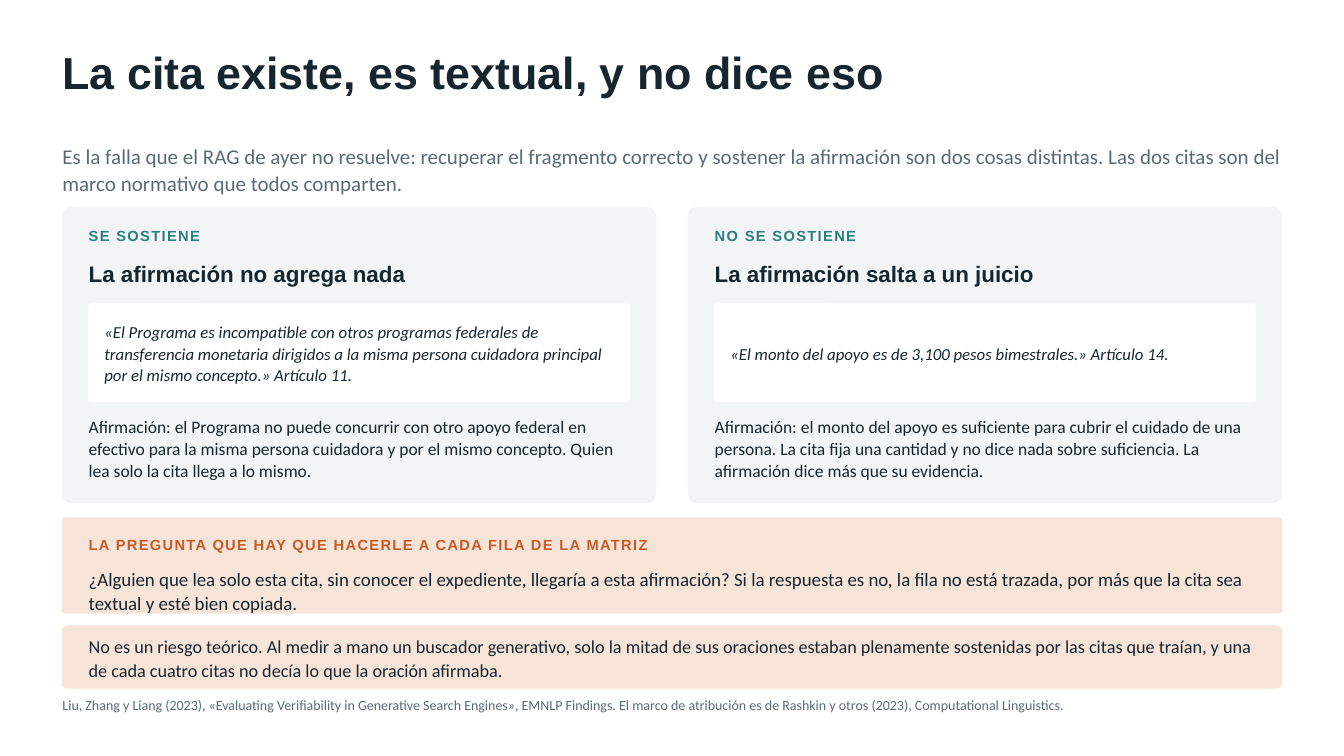
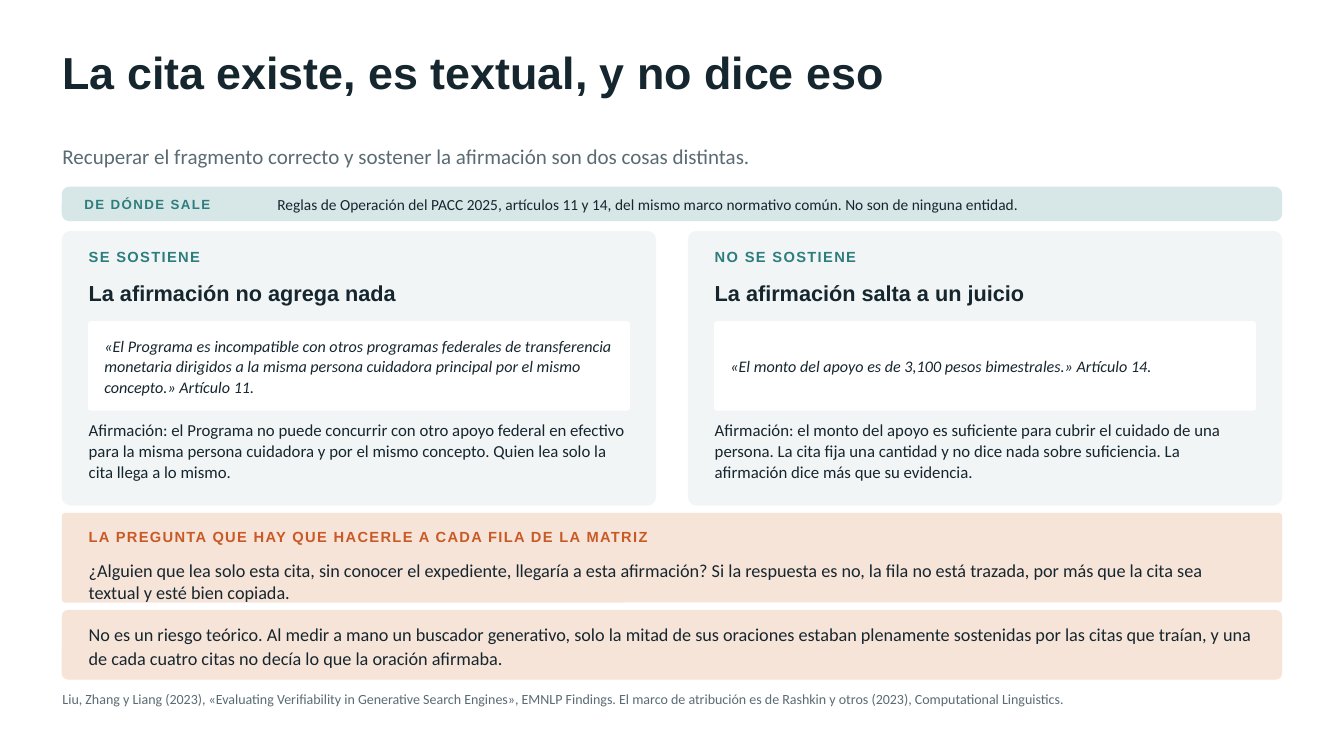
Before and after one commit to marvtrejo/curso-inegi-gen-ai, a slide deck: slide 10 of sesion-06/Sesion_06_Laboratorio_Cualitativo.pptx (slide 8 before the commit). Drawn at 1344x756 pixels with LibreOffice and Linux fonts; fonts in the diff are those of the drawing. Boxes give left, top, right and bottom in pixels: in the first picture for what was removed or moved away, otherwise in the second. Text is boxed around its words. In the diff, an @@ line names an element or a change of style, - is before the commit and + after.

```diff
--- a/sesion-06/Sesion_06_Laboratorio_Cualitativo.pptx
+++ b/sesion-06/Sesion_06_Laboratorio_Cualitativo.pptx
@@ text at bbox=[62, 149, 750, 168]: text changed @@
-Es la falla que el RAG de ayer no resuelve: recuperar el fragmento correcto y sostener la afirmación son dos cosas distintas. Las dos citas son del marco normativo que todos comparten.
+Recuperar el fragmento correcto y sostener la afirmación son dos cosas distintas.
@@ rounded rectangle: place and size @@
-rounded rectangle at bbox=[63, 208, 655, 503]
+rounded rectangle at bbox=[63, 188, 1281, 221]
@@ rounded rectangle at bbox=[63, 188, 1281, 221]: fill #F2F5F6 to #D7E7E7; outline #F2F5F6 1 pt to #D7E7E7 1 pt; proportions changed @@
@@ text added at bbox=[84, 198, 211, 209], 9.5 pt, text #2E7D7D, bold @@
+DE DÓNDE SALE
@@ text added at bbox=[277, 199, 1018, 213], 11 pt, text #16262E @@
+Reglas de Operación del PACC 2025, artículos 11 y 14, del mismo marco normativo común. No son de ninguna entidad.
@@ rounded rectangle: place and size @@
-rounded rectangle at bbox=[89, 304, 629, 401]
+rounded rectangle at bbox=[63, 232, 655, 505]
@@ rounded rectangle at bbox=[63, 232, 655, 505]: fill #FFFFFF to #F2F5F6; outline #FFFFFF 1 pt to #F2F5F6 1 pt @@
@@ rounded rectangle at bbox=[689, 232, 1281, 505]: fill #FFFFFF to #F2F5F6; outline #FFFFFF 1 pt to #F2F5F6 1 pt @@
@@ rounded rectangle: place and size @@
-rounded rectangle at bbox=[715, 304, 1255, 401]
+rounded rectangle at bbox=[689, 232, 1281, 505]
@@ 4 texts: place and size @@
-4 texts at bbox=[89, 230, 1033, 287]
+4 texts at bbox=[89, 251, 1025, 306]
@@ text "La afirmación no agrega nada" at bbox=[89, 285, 396, 306]: size 16 to 15.5 pt @@
@@ text "La afirmación salta a un ..." at bbox=[715, 285, 1025, 306]: size 16 to 15.5 pt @@
@@ rounded rectangle: place and size @@
-rounded rectangle at bbox=[689, 208, 1281, 503]
+rounded rectangle at bbox=[89, 322, 629, 409]
@@ rounded rectangle at bbox=[89, 322, 629, 409]: fill #F2F5F6 to #FFFFFF; outline #F2F5F6 1 pt to #FFFFFF 1 pt @@
@@ text "«El Programa es incompatible con ...": place and size @@
-text "«El Programa es incompatible con ..." at bbox=[104, 326, 602, 384]
+text "«El Programa es incompatible con ..." at bbox=[104, 340, 611, 396]
@@ text "«El Programa es incompatible con ..." at bbox=[104, 340, 611, 396]: size 12 to 11.5 pt; line spacing 1.06 to 1.05 @@
@@ rounded rectangle added at bbox=[715, 322, 1255, 409], fill #FFFFFF, outline #FFFFFF 1 pt @@
@@ text "«El monto del apoyo es ..." at bbox=[730, 360, 1151, 375]: size 12 to 11.5 pt; line spacing 1.06 to 1.05 @@
@@ text "«El monto del apoyo es ...": place and size @@
-text "«El monto del apoyo es ..." at bbox=[730, 348, 1168, 363]
+text "«El monto del apoyo es ..." at bbox=[730, 360, 1151, 375]
@@ text "Afirmación: el Programa no puede ..." at bbox=[89, 424, 624, 481]: size 12.5 to 12 pt; line spacing 1.06 to 1.05 @@
@@ text "Afirmación: el monto del apoyo ..." at bbox=[715, 424, 1220, 481]: size 12.5 to 12 pt; line spacing 1.06 to 1.05 @@
@@ rounded rectangle: place and size @@
-rounded rectangle at bbox=[63, 626, 1281, 688]
+rounded rectangle at bbox=[63, 514, 1281, 602]
@@ rounded rectangle at bbox=[63, 514, 1281, 602]: proportions changed @@
@@ text "LA PREGUNTA QUE HAY QUE ...": place and size @@
-text "LA PREGUNTA QUE HAY QUE ..." at bbox=[89, 539, 648, 553]
+text "LA PREGUNTA QUE HAY QUE ..." at bbox=[89, 531, 648, 545]
@@ text "¿Alguien que lea solo esta ...": place and size @@
-text "¿Alguien que lea solo esta ..." at bbox=[89, 573, 1242, 613]
+text "¿Alguien que lea solo esta ..." at bbox=[89, 564, 1202, 602]
@@ text "¿Alguien que lea solo esta ..." at bbox=[89, 564, 1202, 602]: size 13.5 to 13 pt; line spacing 1.06 to 1.05 @@
@@ rounded rectangle at bbox=[63, 611, 1281, 680]: proportions changed @@
@@ rounded rectangle: place and size @@
-rounded rectangle at bbox=[63, 518, 1281, 613]
+rounded rectangle at bbox=[63, 611, 1281, 680]
@@ text "No es un riesgo teórico. ...": place and size @@
-text "No es un riesgo teórico. ..." at bbox=[89, 640, 1251, 680]
+text "No es un riesgo teórico. ..." at bbox=[89, 628, 1251, 668]
@@ text "Liu, Zhang y Liang (2023), ...": place and size @@
-text "Liu, Zhang y Liang (2023), ..." at bbox=[62, 700, 1063, 713]
+text "Liu, Zhang y Liang (2023), ..." at bbox=[62, 694, 1063, 707]
```
Also in this commit, not shown: 9 other slides changed, 3 slides added, 2 other files.
